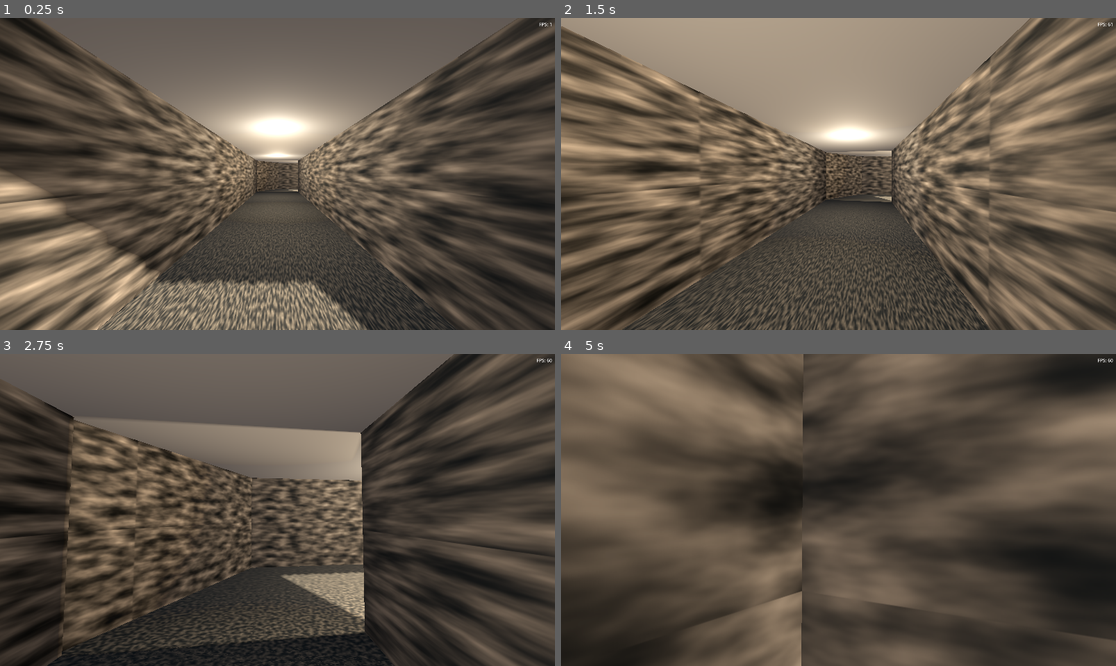
Above: before the commit, frames 1-4 (two rows, left to right).
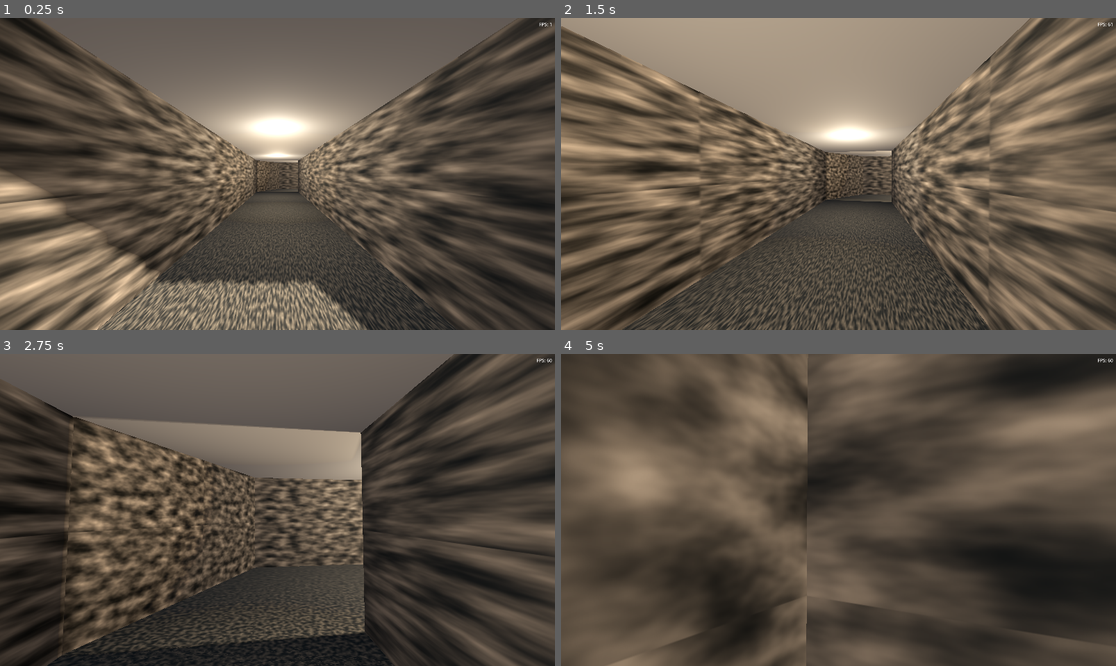
Above: after the commit, the same moments.

Repository: ihavespoons/motion-eval
Game: Godot game, scene res://scenes/main.tscn
The game is run twice, just before and just after one commit, with the same random seed, the same clock (stepped at 60 frames per second) and the same inputs.
Inputs (mouse positions are in pixels of both pictures, inside the frame that each line leads up to):
- Up to frame 1 (0.25 s): no input
- Up to frame 2 (1.5 s): tap Enter at 0.5 s; move the mouse to (866, 174) at 0.52 s; hold W (move_forward) from 0.53 s (still down); move the mouse to (810, 174) at 1.27 s
- Up to frame 3 (2.75 s): keep holding W (move_forward); move the mouse to (288, 503) at 2.02 s
- Up to frame 4 (5 s): keep holding W (move_forward); move the mouse to (832, 516) at 2.77 s; move the mouse to (877, 513) at 3.52 s; move the mouse to (794, 506) at 4.27 s

The runs differ from the first frame. In frame 1, 0.1% of the frame differs, in the area x 46-54%, y 45-56%; in frame 2, 0.4%; in frame 3, 11%; in frame 4, 39%, in the area x 0-100%, y 0-100%.

Commit message:
Fixing up mesh positioning

Diff:
--- a/scenes/main.tscn
+++ b/scenes/main.tscn
@@ -176,11 +176,17 @@
 material = SubResource("Material_floor")
 
 [node name="Junction_Ceiling" type="CSGBox3D" parent="IndoorSection"]
-transform = Transform3D(1, 0, 0, 0, 1, 0, 0, 0, 1, 5.001953, 3, -13.428955)
+transform = Transform3D(1, 0, 0, 0, 1, 0, 0, 0, 1, 5.005725, 3.010019, -13.428384)
 use_collision = true
 size = Vector3(9.996094, 0.2, 3.1420898)
 material = SubResource("Material_ceiling")
 
+[node name="Junction_Ceiling" type="CSGBox3D" parent="IndoorSection/Junction_Ceiling"]
+transform = Transform3D(1, 0, 0, 0, 1, 0, 0, 0, 1, 1.9959059, 0.0014998913, 2.754364)
+use_collision = true
+size = Vector3(6.014221, 0.2, 3.0826416)
+material = SubResource("Material_ceiling")
+
 [node name="Junction_WallBack" type="CSGBox3D" parent="IndoorSection"]
 transform = Transform3D(1, 0, 0, 0, 1, 0, 0, 0, 1, 6, 1.5, -15)
 use_collision = true
@@ -188,9 +194,9 @@
 material = SubResource("Material_wall")
 
 [node name="Junction_WallFront_Left" type="CSGBox3D" parent="IndoorSection"]
-transform = Transform3D(0.8110434, 0, -0.584986, 0, 1, 0, 0.584986, 0, 0.8110434, 0.33527458, 1.5, -12.656239)
-use_collision = true
-size = Vector3(0.3, 3, 6)
+transform = Transform3D(0.8110434, 0, -0.584986, 0, 1, 0, 0.584986, 0, 0.8110434, 1.047576, 1.5, -13.506488)
+use_collision = true
+size = Vector3(0.3, 3, 3.9033203)
 material = SubResource("Material_wall")
 
 [node name="Junction_WallRight_Top" type="CSGBox3D" parent="IndoorSection"]
@@ -200,7 +206,7 @@
 material = SubResource("Material_wall")
 
 [node name="Junction_WallRight_Bottom" type="CSGBox3D" parent="IndoorSection"]
-transform = Transform3D(1, 0, 0, 0, 1, 0, 0, 0, 1, 10, 1.5, -9.5)
+transform = Transform3D(1, 0, 0, 0, 1, 0, 0, 0, 1, 10, 1.5, -9.639171)
 use_collision = true
 size = Vector3(0.3, 3, 1)
 material = SubResource("Material_wall")
